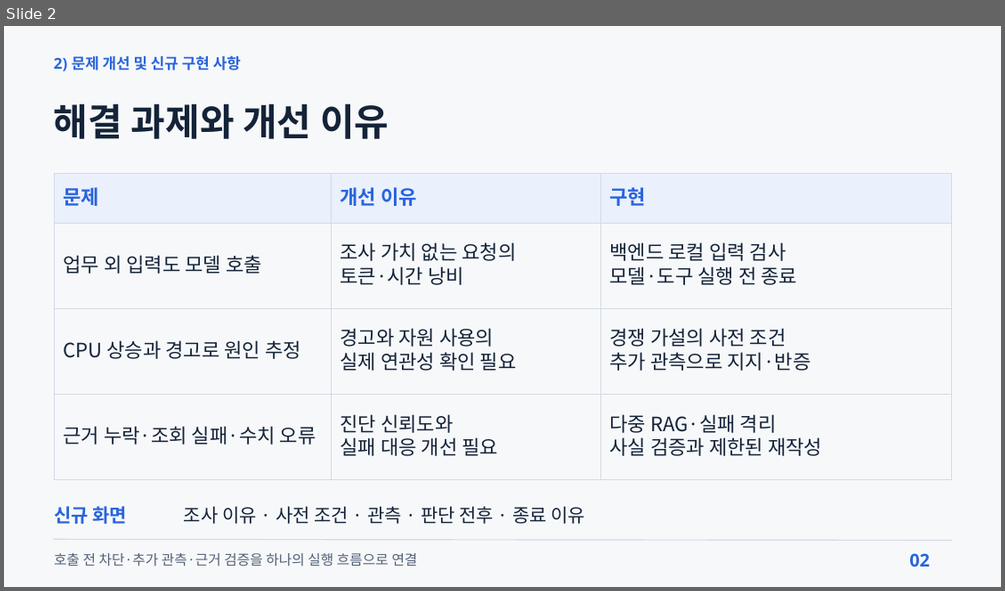
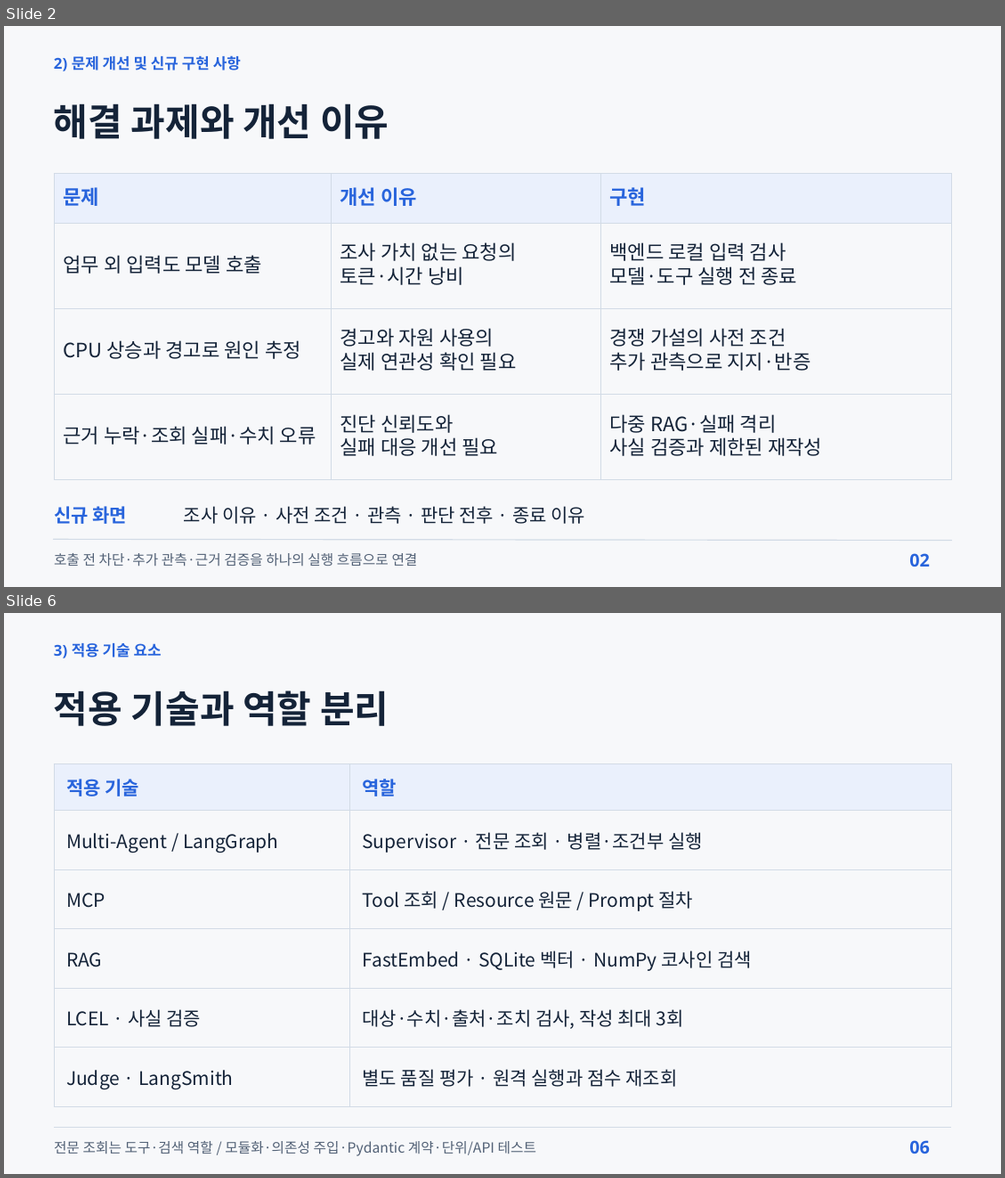
Before and after one commit to beshurl/skala-ai-mini-project, a slide deck: doc/presentation/운영진단_에이전트_5분발표.pptx. Shown one above the other, each under a label of ours: slide 2 before the commit, slides 2 and 6 after it; the slides between them are not shown. The pictures are 1005x591 and 1005x1178 pixels, drawn with LibreOffice and Linux fonts; fonts in the diff are those of the drawing. Boxes give left, top, right and bottom in pixels: in the first picture for what was removed or moved away, otherwise in the second. Text is boxed around its words. In the diff, an @@ line names an element or a change of style, - is before the commit and + after.

```diff
--- a/doc/presentation/운영진단_에이전트_5분발표.pptx
+++ b/doc/presentation/운영진단_에이전트_5분발표.pptx
@@ slide 6 added at (4, 613, 1001, 1174), background #F7F8FA @@
@@ text added at (54, 643, 162, 658), 21.8 pt, text #2864DC, bold @@
+3) 적용 기술 요소
@@ text added at (54, 690, 388, 726), 54 pt, text #142338, bold @@
+적용 기술과 역할 분리
@@ table added at (54, 763, 951, 1106), 6 rows, 2 columns @@
+적용 기술 | 역할
+Multi-Agent / LangGraph | Supervisor · 전문 조회 · 병렬·조건부 실행
+MCP | Tool 조회 / Resource 원문 / Prompt 절차
+RAG | FastEmbed · SQLite 벡터 · NumPy 코사인 검색
+LCEL · 사실 검증 | 대상·수치·출처·조치 검사, 작성 최대 3회
+Judge · LangSmith | 별도 품질 평가 · 원격 실행과 점수 재조회
@@ line added from (54, 1127) to (951, 1127), #D2DBE6 2.25 pt @@
@@ text added at (54, 1141, 536, 1156), 20.2 pt, text #526176 @@
+전문 조회는 도구·검색 역할 / 모듈화·의존성 주입·Pydantic 계약·단위/API 테스트
@@ text added at (909, 1140, 930, 1153), 25.5 pt, text #2864DC, bold @@
+06
```
Also in this commit, not shown: 5 slides changed, 1 other slide added, 3 slides removed, 6 other files.
